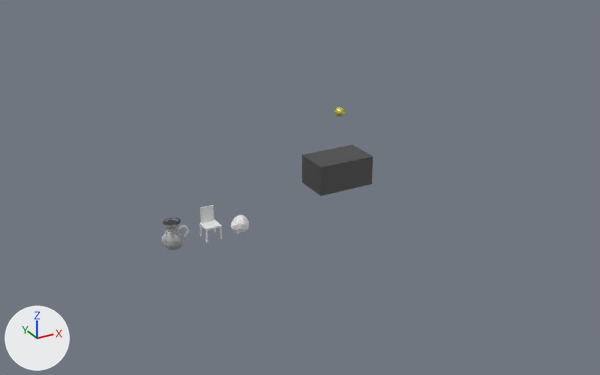
One commit to the Blender file testZone.blend: the scene before it, then after it.
Rendered twice from a 50 mm camera at (-15.9, -25.8, 14.1) aimed at (-2.1, -0.8, 1.6). The axes (+X, +Y, +Z) are drawn at lower left. The lights are the same throughout.

Names of what the first picture shows: 'Cube.001', 'Icosphere', 'Jarron', 'Prisma'.
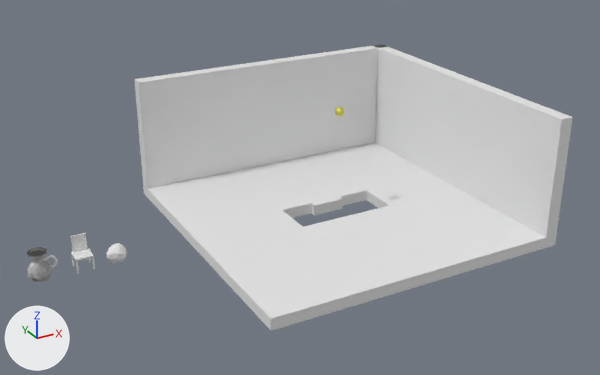
Edits to the bpy script that builds the scene:
```text
Add me_plane_004:
    me_plane_004.from_pydata(...)  # a box spanning x -1.0..1.0, y 0.91..1.0, z 0.0..0.77
Add me_plane_001:
    me_plane_001.from_pydata(...)  # 60 vertices, 60 faces; spans x -1.0..1.0, y -1.0..1.0, z -0.07..0.0
Change ob_prisma:
    add ob_prisma.hide_set(True)
Change ob_jarron:
    ob_jarron.location: (-6.92, 0.0, 0.0) -> (-11.69, 0.0, 0.0)
Change ob_cube_001:
    ob_cube_001.location: (-5.44, 0.0, 0.01) -> (-10.2, 0.0, 0.01)
Change ob_icosphere:
    ob_icosphere.location: (-4.2, -0.04, 0.0) -> (-8.96, -0.04, 0.0)
Add ob_plane_002:
    ob_plane_002 = bpy.data.objects.new('Plane.002', me_plane_004)
    ob_plane_002.location = (0.0, 0.0, 0.0)
    ob_plane_002.rotation_euler = (0.0, 0.0, -1.571)  # degrees (0, 0, -90)
    ob_plane_002.scale = (6.0, 6.0, 6.0)
Add ob_plane_001:
    ob_plane_001 = bpy.data.objects.new('Plane.001', me_plane_004.copy())
    ob_plane_001.location = (0.0, 0.0, 0.0)
    ob_plane_001.scale = (6.0, 6.0, 6.0)
Add ob_plane:
    ob_plane = bpy.data.objects.new('Plane', me_plane_001)
    ob_plane.location = (0.0, 0.0, 0.0)
    ob_plane.scale = (6.0, 6.0, 6.0)
```

Pixel boxes [x1, y1, x2, y2] of what changed, in the pictures (600 x 375 px):
'Plane', added: after [143, 143, 557, 331]
'Plane.001', added: after [135, 45, 387, 189]
'Plane.002', added: after [373, 44, 573, 237]
'Prisma', hidden: before [302, 145, 373, 196]
'Jarron', moved: before [162, 218, 189, 250]; after [27, 247, 57, 282]
'Cube.001', moved: before [200, 205, 222, 242]; after [71, 233, 95, 274]
'Icosphere', moved: before [231, 215, 249, 234]; after [106, 243, 127, 263]
